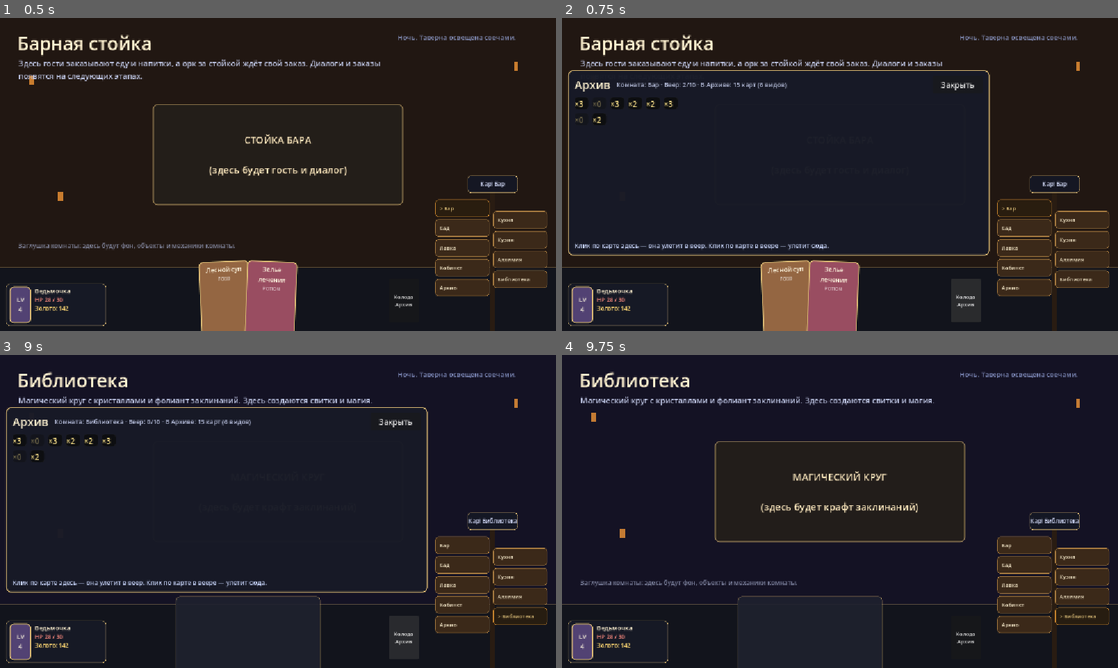
Above: before the commit, frames 1-4 (two rows, left to right).
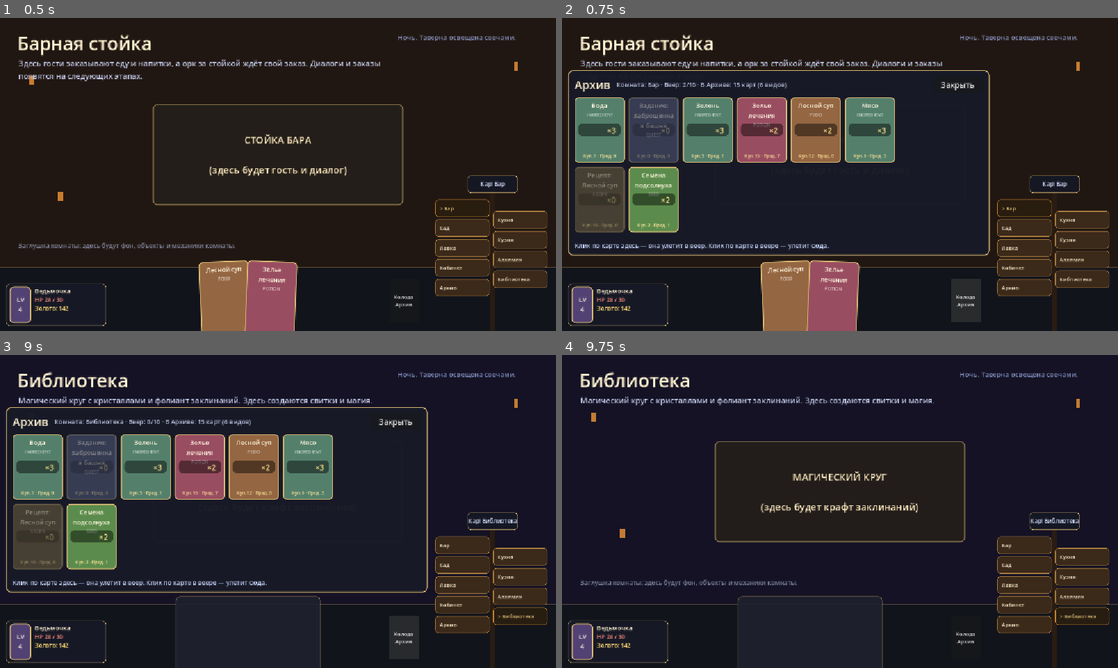
Above: after the commit, the same moments.

Repository: rust1722/eccg
Game: Godot game, scene res://scenes/main.tscn
Same seed, same stepped clock (60 frames per second), same inputs: the game is played once before the commit and once after it.
Inputs:
- Up to frame 1 (0.5 s): no input
- Up to frame 2 (0.75 s): click "Колода Архив" at 0.5 s
- Up to frame 3 (9 s): click "Закрыть" at 1.25 s; click "Сад" at 2 s; click "Бар" at 2.75 s; click "Лавка" at 3.5 s; click "Кабинет" at 4.25 s; click "Архив" at 5 s; click "Кухня" at 5.75 s; click "Кузня" at 6.5 s; click "Алхимия" at 7.25 s; click "Библиотека" at 8 s; click "Колода Архив" at 8.75 s
- Up to frame 4 (9.75 s): click "Закрыть" at 9.5 s

Frame 1 is identical in both runs. In frame 2, 15% of the frame differs, in the area x 2-60%, y 25-69%; in frame 3, 15%; in frame 4, nothing differs.

Commit message:
Fix empty archive cards and dead lower half of fan cards
Archive grid showed only xN badges: set_count_badge() adds the
badge label before CardView enters the tree, and _build()
treated any existing child as 'already built' and returned, so
the card body was never created. Replace the child-count check
with a _built flag.

Fan cards only reacted in their upper half: the expanding
spacer inside CardView used the default mouse_filter STOP and
swallowed clicks over the lower half. Set all inner elements
(container, labels, spacer) to MOUSE_FILTER_IGNORE so the
whole card surface reports gui_input to CardView itself.

Co-authored-by: arena-agent <297053741+arena-agent@users.noreply.github.com>

Diff:
--- a/scripts/ui/CardView.gd
+++ b/scripts/ui/CardView.gd
@@ -23,6 +23,7 @@
 var card_data: CardData
 
 var _count_label: Label
+var _built: bool = false
 
 
 func setup(card: CardData) -> void:
@@ -65,8 +66,12 @@
 
 
 func _build() -> void:
-	if card_data == null or get_child_count() > 0:
+	# НЕ проверяем get_child_count(): бейдж ×N добавляется до сборки
+	# и не должен отменять постройку самой карты (баг пустого Архива).
+	if card_data == null or _built:
 		return
+	_built = true
+	mouse_filter = Control.MOUSE_FILTER_STOP
 
 	custom_minimum_size = Vector2(104, 136)
 	size = custom_minimum_size
@@ -84,10 +89,12 @@
 	add_theme_stylebox_override("panel", style)
 
 	var vbox := VBoxContainer.new()
+	vbox.mouse_filter = Control.MOUSE_FILTER_IGNORE
 	vbox.add_theme_constant_override("separation", 4)
 	add_child(vbox)
 
 	var title_label := Label.new()
+	title_label.mouse_filter = Control.MOUSE_FILTER_IGNORE
 	title_label.text = card_data.title
 	title_label.autowrap_mode = TextServer.AUTOWRAP_WORD_SMART
 	title_label.horizontal_alignment = HORIZONTAL_ALIGNMENT_CENTER
@@ -96,6 +103,7 @@
 	vbox.add_child(title_label)
 
 	var type_label := Label.new()
+	type_label.mouse_filter = Control.MOUSE_FILTER_IGNORE
 	type_label.text = CardData.CardType.keys()[card_data.card_type]
 	type_label.horizontal_alignment = HORIZONTAL_ALIGNMENT_CENTER
 	type_label.add_theme_font_size_override("font_size", 9)
@@ -103,10 +111,14 @@
 	vbox.add_child(type_label)
 
 	var spacer := Control.new()
+	# Разделитель НЕ должен перехватывать клики: иначе нижняя
+	# половина карты мертва для мыши (баг, найденный автором).
+	spacer.mouse_filter = Control.MOUSE_FILTER_IGNORE
 	spacer.size_flags_vertical = Control.SIZE_EXPAND_FILL
 	vbox.add_child(spacer)
 
 	var price_label := Label.new()
+	price_label.mouse_filter = Control.MOUSE_FILTER_IGNORE
 	price_label.text = "Куп. %d · Прод. %d" % [card_data.buy_price, card_data.sell_price]
 	price_label.horizontal_alignment = HORIZONTAL_ALIGNMENT_CENTER
 	price_label.add_theme_font_size_override("font_size", 9)
